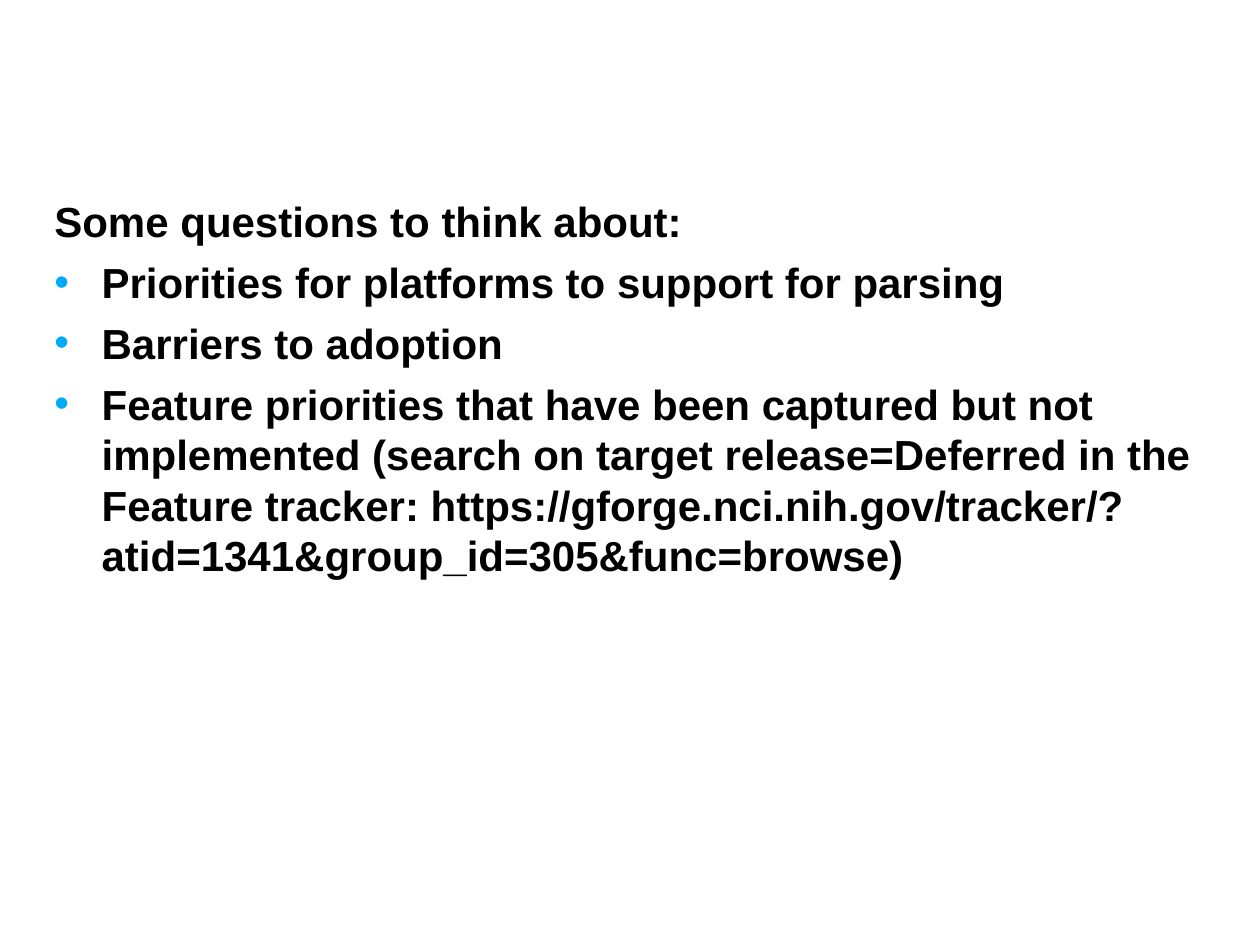
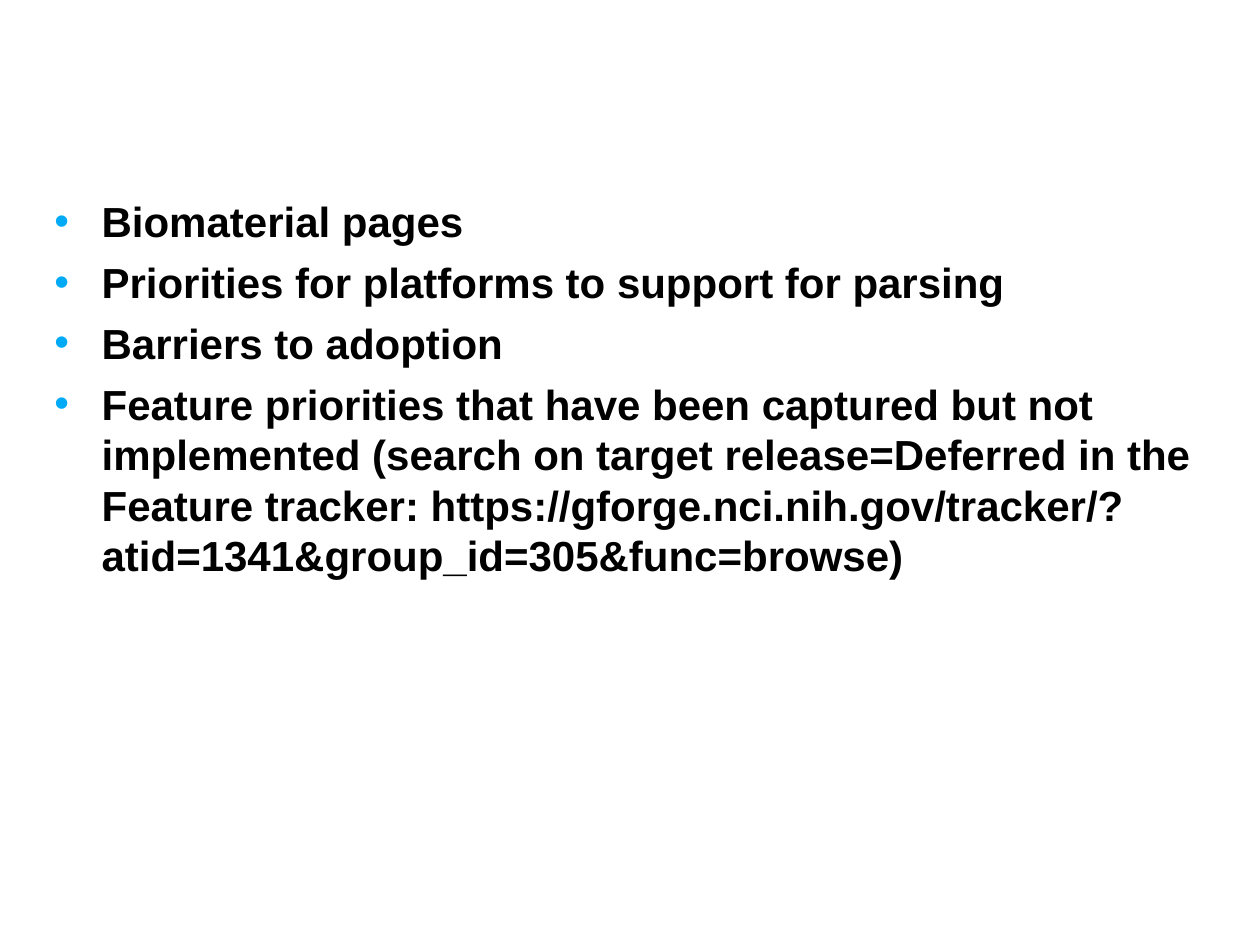
Before and after one commit to NCIP/caarray-docs, a slide deck: slide 12 of project_management/open_meetings/caArray User Community Meeting Apr2.ppt (slide 10 before the commit). Drawn at 1260x945 pixels with LibreOffice and Linux fonts; fonts in the diff are those of the drawing; background and template pictures are left out. Boxes give left, top, right and bottom in pixels: in the first picture for what was removed or moved away, otherwise in the second. Text is boxed around its words. In the diff, an @@ line names an element or a change of style, - is before the commit and + after.

```diff
--- a/project_management/open_meetings/caArray User Community Meeting Apr2.ppt
+++ b/project_management/open_meetings/caArray User Community Meeting Apr2.ppt
@@ text at (102, 206, 463, 245): text changed @@
-Some questions to think about:
+• Biomaterial pages
```
Also in this commit, not shown: 6 other slides changed, 1 slide added, 5 slides removed.
